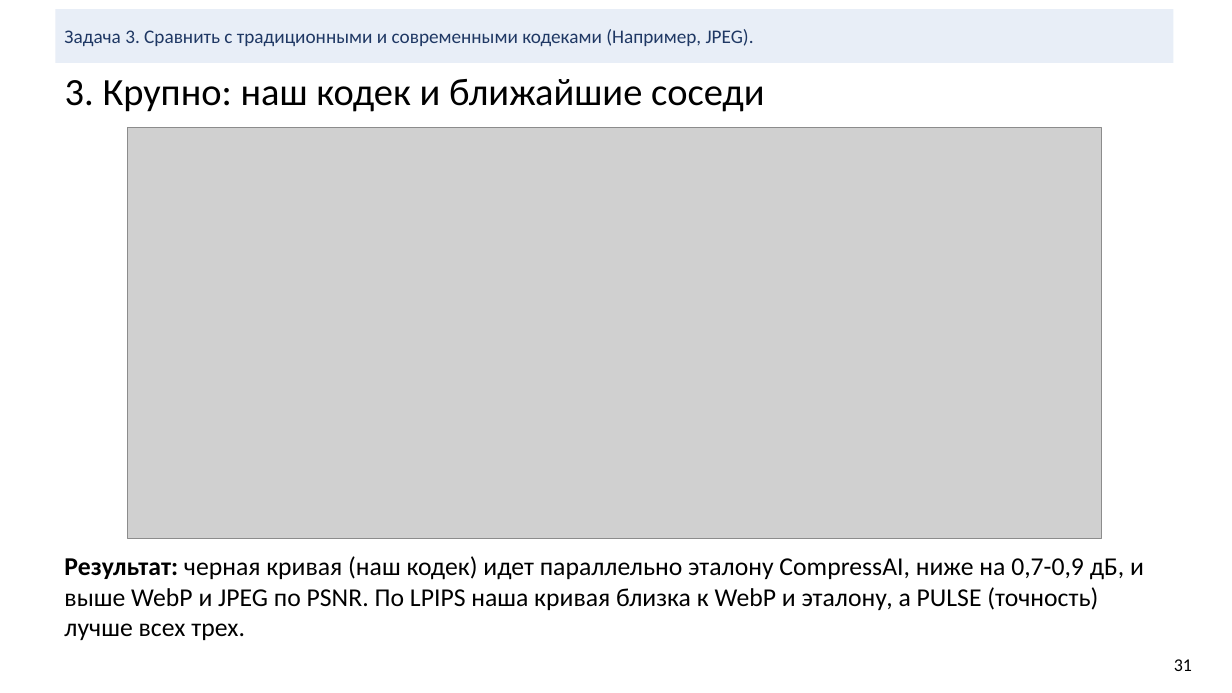
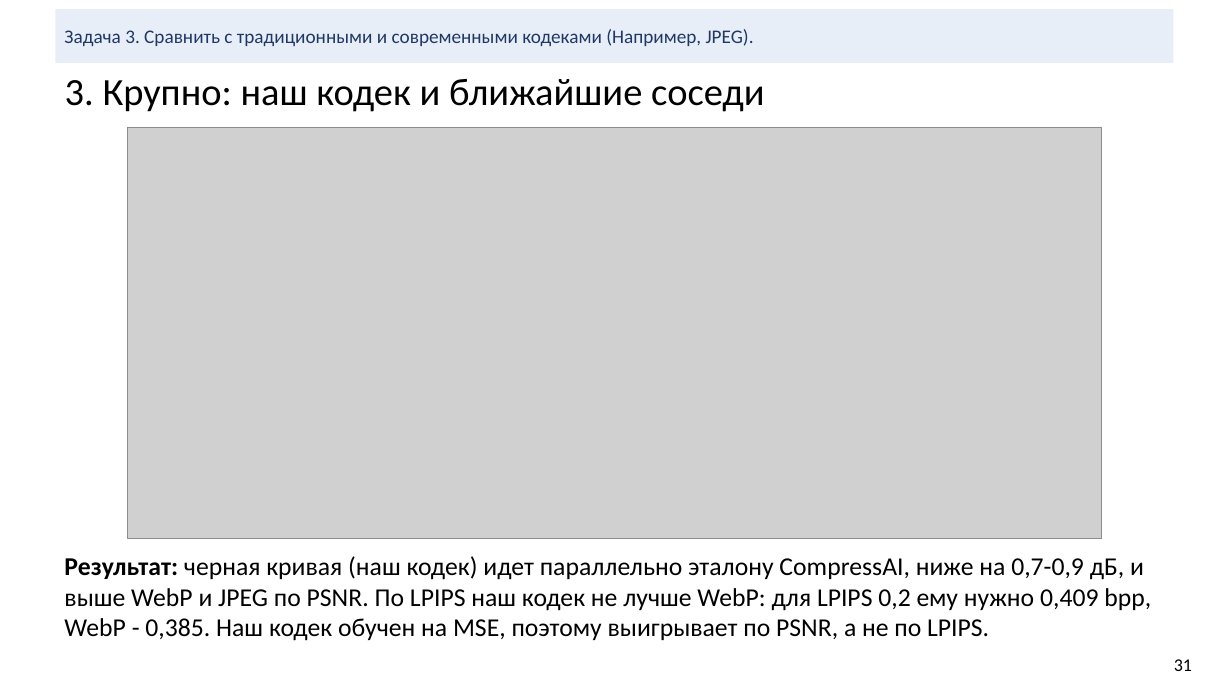
Before and after one commit to KDMCrypto/Deep-Image-Compression, a slide deck: slide 31 of documentation/cv-project-compression.pptx. Drawn at 1232x693 pixels with LibreOffice and Linux fonts; fonts in the diff are those of the drawing; grey boxes stand for pictures. Boxes give left, top, right and bottom in pixels: in the first picture for what was removed or moved away, otherwise in the second. Text is boxed around its words. In the diff, an @@ line names an element or a change of style, - is before the commit and + after.

Commit message:
Clarify slide and notebook explanations after the user questions
Split shares, decibel and PSNR wording, quantization and arithmetic coding,
metric layers, N and M, the z probability model, R and L, and the LPIPS
comparison with WebP.

```diff
--- a/documentation/cv-project-compression.pptx
+++ b/documentation/cv-project-compression.pptx
@@ text at bbox=[64, 556, 1151, 641]: text changed @@
-Результат: черная кривая (наш кодек) идет параллельно эталону CompressAI, ниже на 0,7-0,9 дБ, и выше WebP и JPEG по PSNR. По LPIPS наша кривая близка к WebP и эталону, а PULSE (точность) лучше всех трех.
+Результат: черная кривая (наш кодек) идет параллельно эталону CompressAI, ниже на 0,7-0,9 дБ, и выше WebP и JPEG по PSNR. По LPIPS наш кодек не лучше WebP: для LPIPS 0,2 ему нужно 0,409 bpp, WebP - 0,385. Наш кодек обучен на MSE, поэтому выигрывает по PSNR, а не по LPIPS.
```
Also in this commit, not shown: 9 other slides changed, 1 other file.
